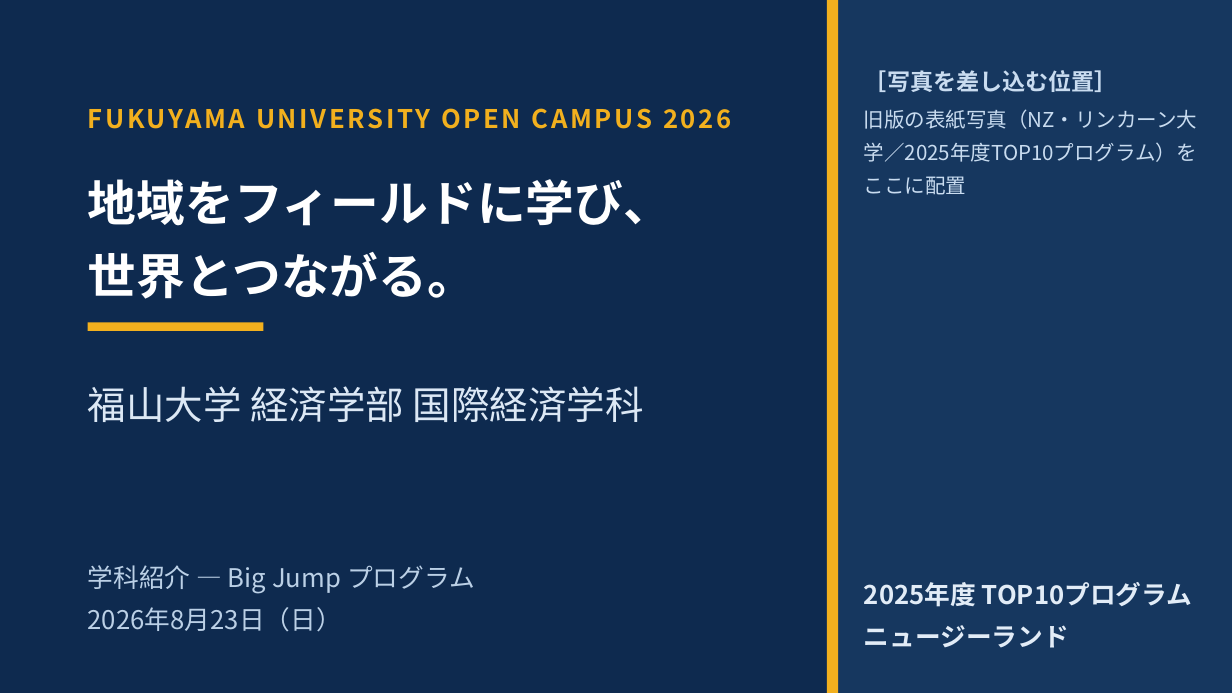
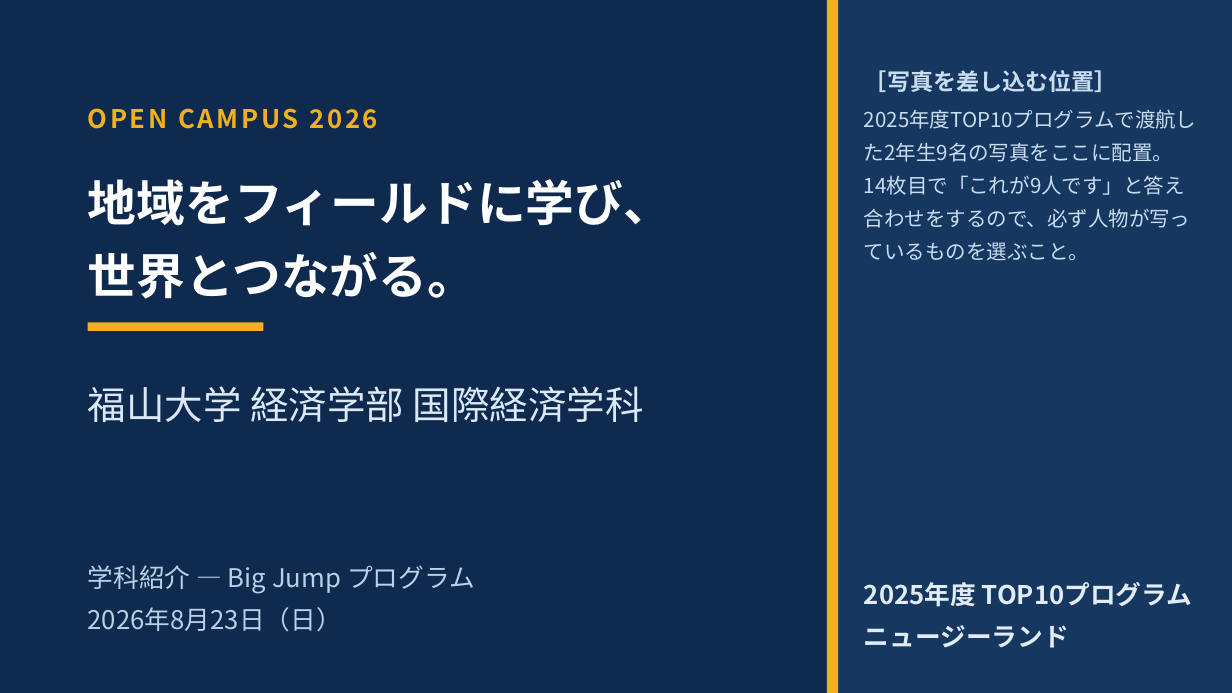
Before and after one commit to myojo1gou/glowing-parakeet, a slide deck: slide 1 of oc2026_slides/01_学科紹介_8月23日OC_鈴木版_改.pptx. Drawn at 1232x693 pixels with LibreOffice and Linux fonts; fonts in the diff are those of the drawing. Boxes give left, top, right and bottom in pixels: in the first picture for what was removed or moved away, otherwise in the second. Text is boxed around its words. In the diff, an @@ line names an element or a change of style, - is before the commit and + after.

```diff
--- a/oc2026_slides/01_学科紹介_8月23日OC_鈴木版_改.pptx
+++ b/oc2026_slides/01_学科紹介_8月23日OC_鈴木版_改.pptx
@@ text at (88, 92, 772, 129): text changed @@
-FUKUYAMA UNIVERSITY OPEN CAMPUS 2026
+OPEN CAMPUS 2026
@@ text at (864, 142, 1191, 261): text changed @@
-旧版の表紙写真（NZ・リンカーン大学／2025年度TOP10プログラム）をここに配置
+2025年度TOP10プログラムで渡航した2年生9名の写真をここに配置。
+14枚目で「これが9人です」と答え合わせをするので、必ず人物が写っているものを選ぶこと。
```
Also in this commit, not shown: 17 other slides changed, 8 other files.
